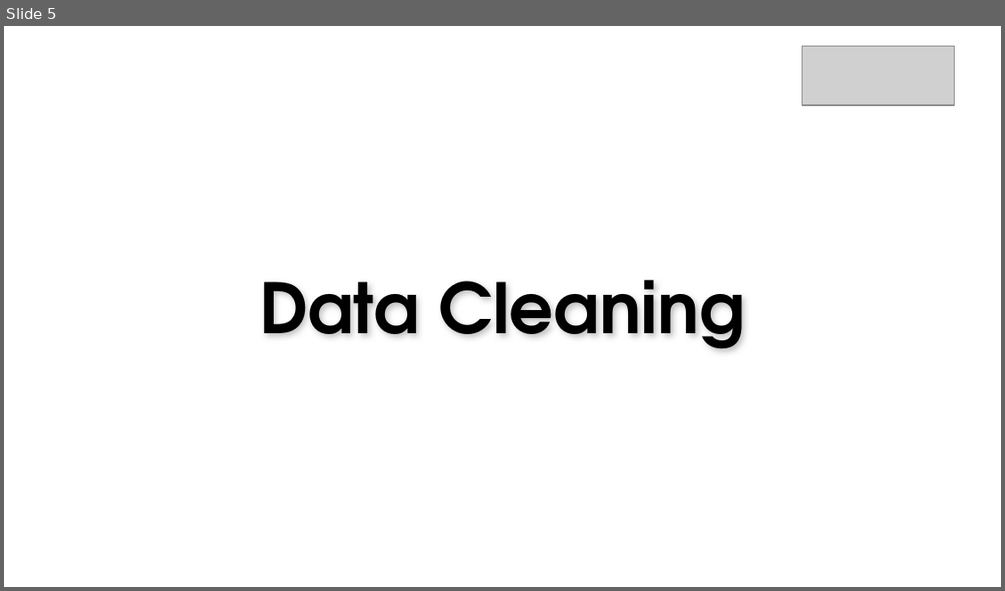
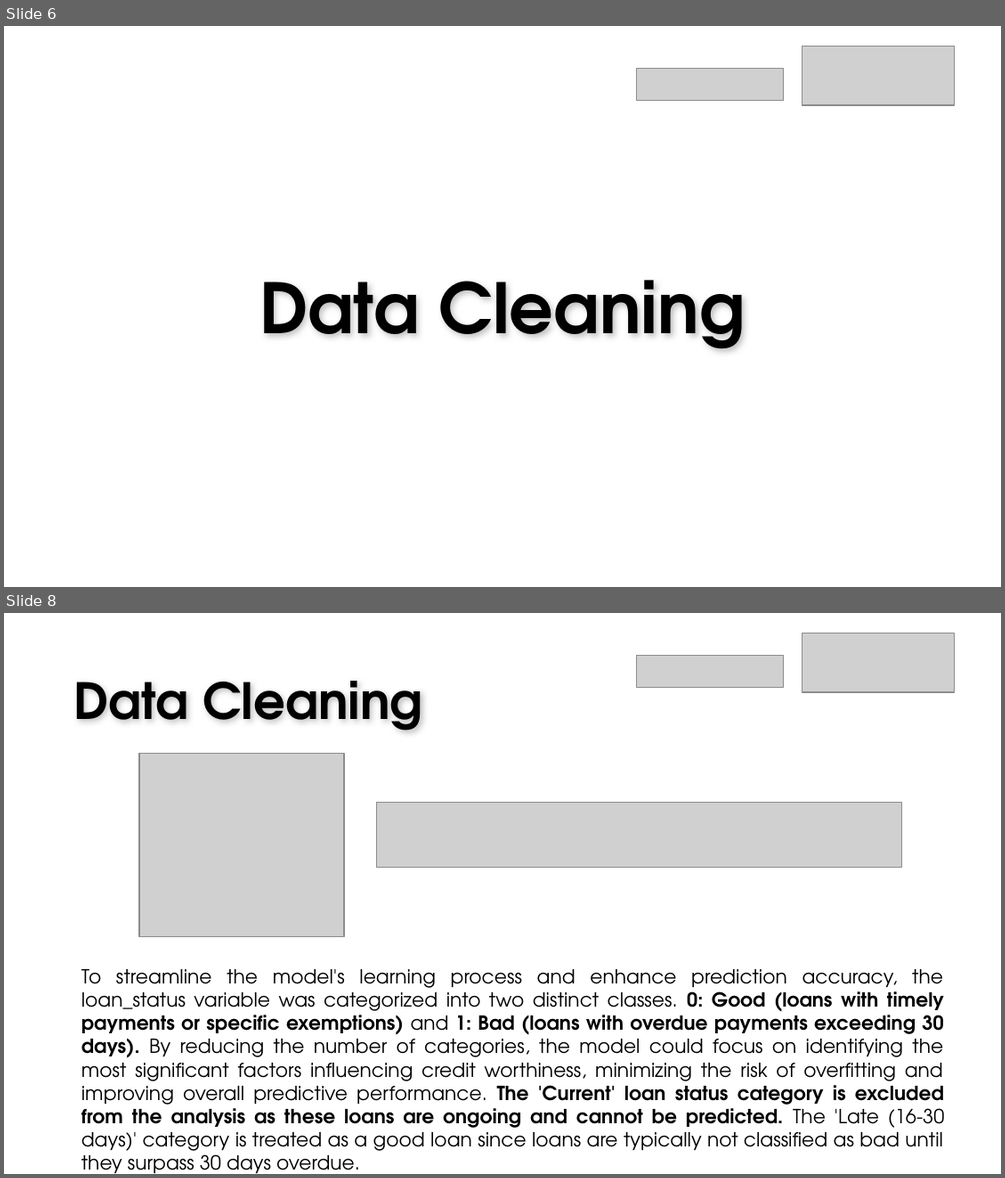
Before and after one commit to gisellehalim/idx-ds-vix-rakamin, a slide deck: PPT IDX Partners x Rakamin Academy.pptx. Shown one above the other, each under a label of ours: slide 5 before the commit, slides 6 and 8 after it; the slides between them are not shown. The pictures are 1005x591 and 1005x1178 pixels, drawn with LibreOffice and Linux fonts; fonts in the diff are those of the drawing; grey boxes stand for pictures; background and template pictures are left out. Boxes give left, top, right and bottom in pixels: in the first picture for what was removed or moved away, otherwise in the second. Text is boxed around its words. In the diff, an @@ line names an element or a change of style, - is before the commit and + after.

```diff
--- a/PPT IDX Partners x Rakamin Academy.pptx
+++ b/PPT IDX Partners x Rakamin Academy.pptx
@@ slide 8 added at (4, 613, 1001, 1174), background picture (left out) @@
@@ picture added at (801, 633, 954, 691) @@
@@ picture added at (637, 655, 784, 687) @@
@@ text added at (73, 681, 423, 730), 36 pt, text #000000, bold @@
+Data Cleaning
@@ picture added at (139, 754, 344, 937) @@
@@ picture added at (376, 803, 901, 868) @@
@@ text added at (81, 969, 945, 1155), 14 pt, text #000000 @@
+To streamline the model's learning process and enhance prediction accuracy, the loan_status variable was categorized into two distinct classes. 0: Good (loans with timely payments or specific exemptions) and 1: Bad (loans with overdue payments exceeding 30 days). By reducing the number of categories, the model could focus on identifying the most significant factors influencing credit worthiness, minimizing the risk of overfitting and improving overall predictive performance. The 'Current' loan status category is excluded from the analysis as these loans are ongoing and cannot be predicted. The 'Late (16-30 days)' category is treated as a good loan since loans are typically not classified as bad until they surpass 30 days overdue.
@@ what was slide 5 is now slide 6 @@
@@ slide 6 changed as well @@
@@ picture added at (637, 68, 784, 100) @@
```
Also in this commit, not shown: 10 other slides changed, 29 other slides added, 12 slides removed, 3 other files.
